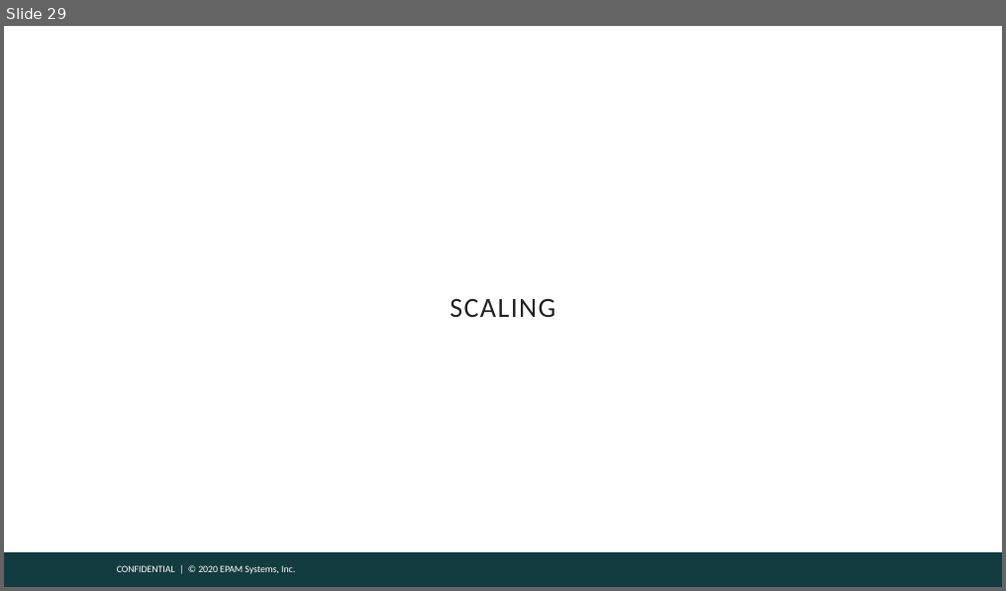
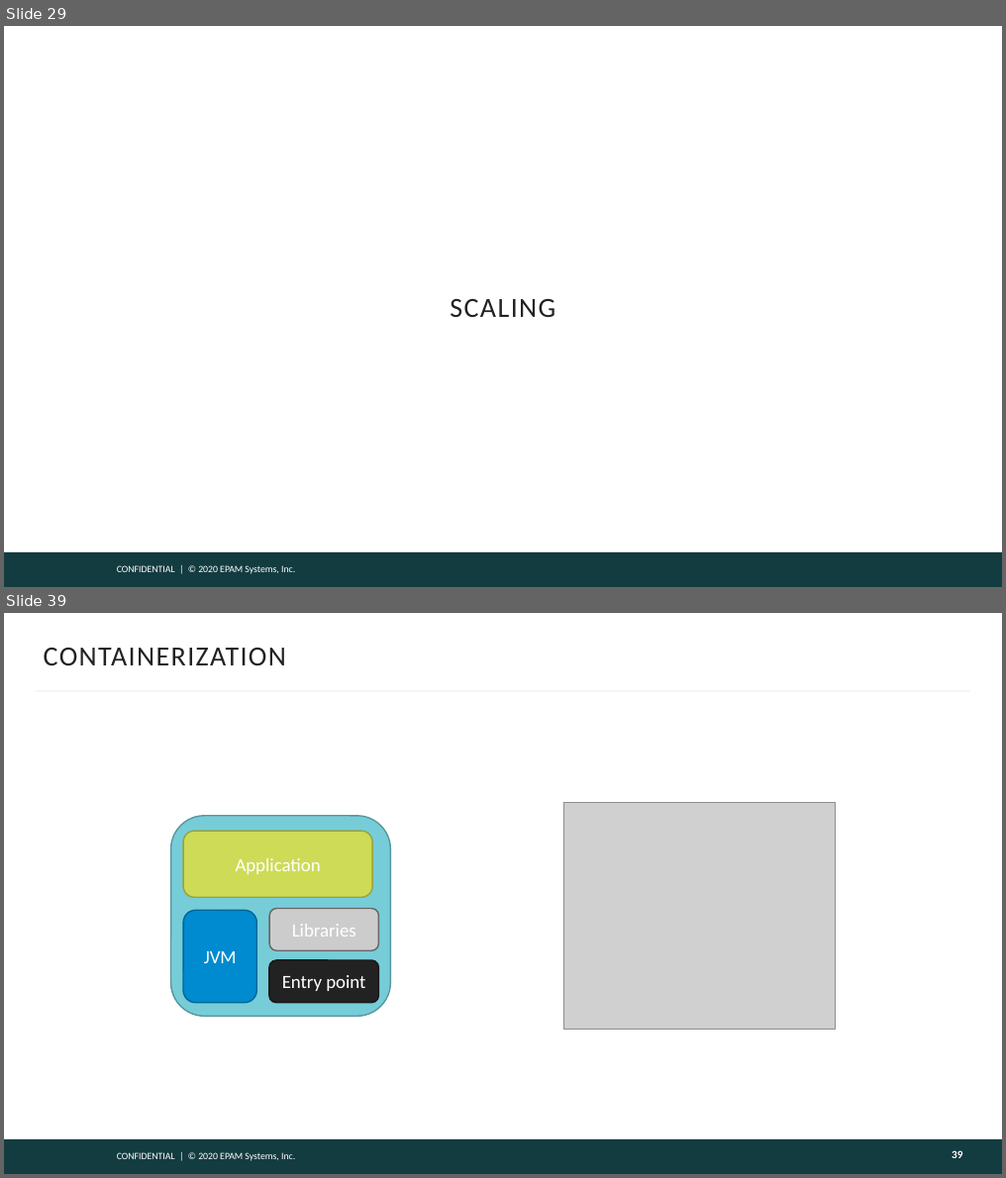
Before and after one commit to gitaroktato/introduction-to-microservices, a slide deck: lecture_3_microservice_patterns.pptx. Shown one above the other, each under a label of ours: slide 29 before the commit, slides 29 and 39 after it; the slides between them are not shown. The pictures are 1006x591 and 1006x1178 pixels, drawn with LibreOffice and Linux fonts; fonts in the diff are those of the drawing; grey boxes stand for pictures; background and template pictures are left out. Boxes give left, top, right and bottom in pixels: in the first picture for what was removed or moved away, otherwise in the second. Text is boxed around its words. In the diff, an @@ line names an element or a change of style, - is before the commit and + after.

```diff
--- a/lecture_3_microservice_patterns.pptx
+++ b/lecture_3_microservice_patterns.pptx
@@ slide 39 added at (x1=4, y1=613, x2=1002, y2=1174), background #FFFFFF; not listed: 2 template elements that a slide beside it also shows @@
@@ title added at (x1=44, y1=648, x2=286, y2=665), 20 pt, text #222222 @@
+CONTAINERIZATION
@@ line added from (36, 691) to (970, 691), #F5F5F5 1.5 pt @@
@@ picture added at (x1=563, y1=803, x2=836, y2=1030) @@
@@ group added at (x1=170, y1=816, x2=390, y2=1016): 5 rounded rectangles @@
+Application
+JVM
+Libraries
+Entry point
@@ page number added at (x1=951, y1=1151, x2=962, y2=1158), 8 pt, text #FEFEFE, bold @@
+39
```
Also in this commit, not shown: 14 other slides added.
